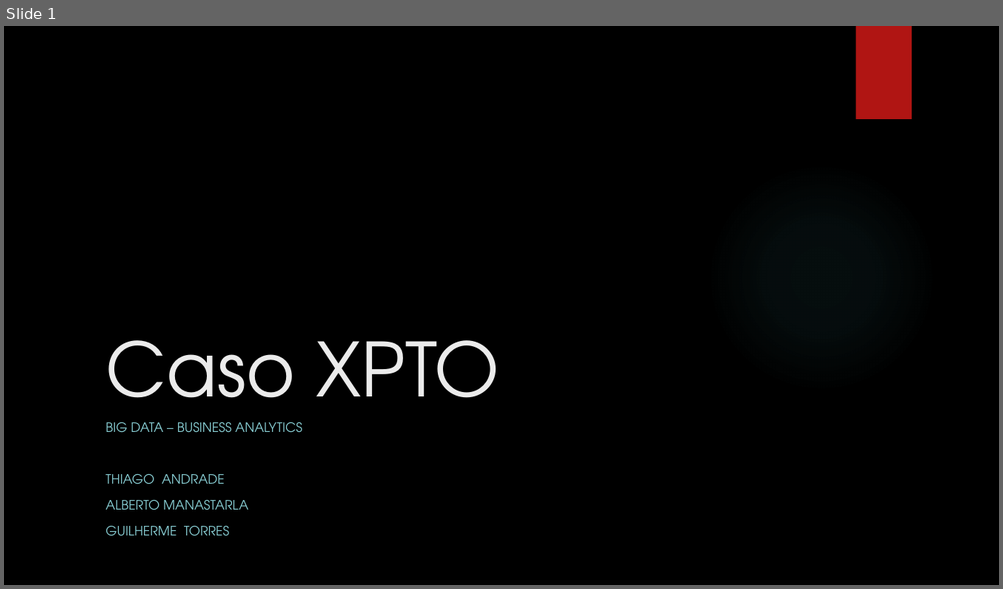
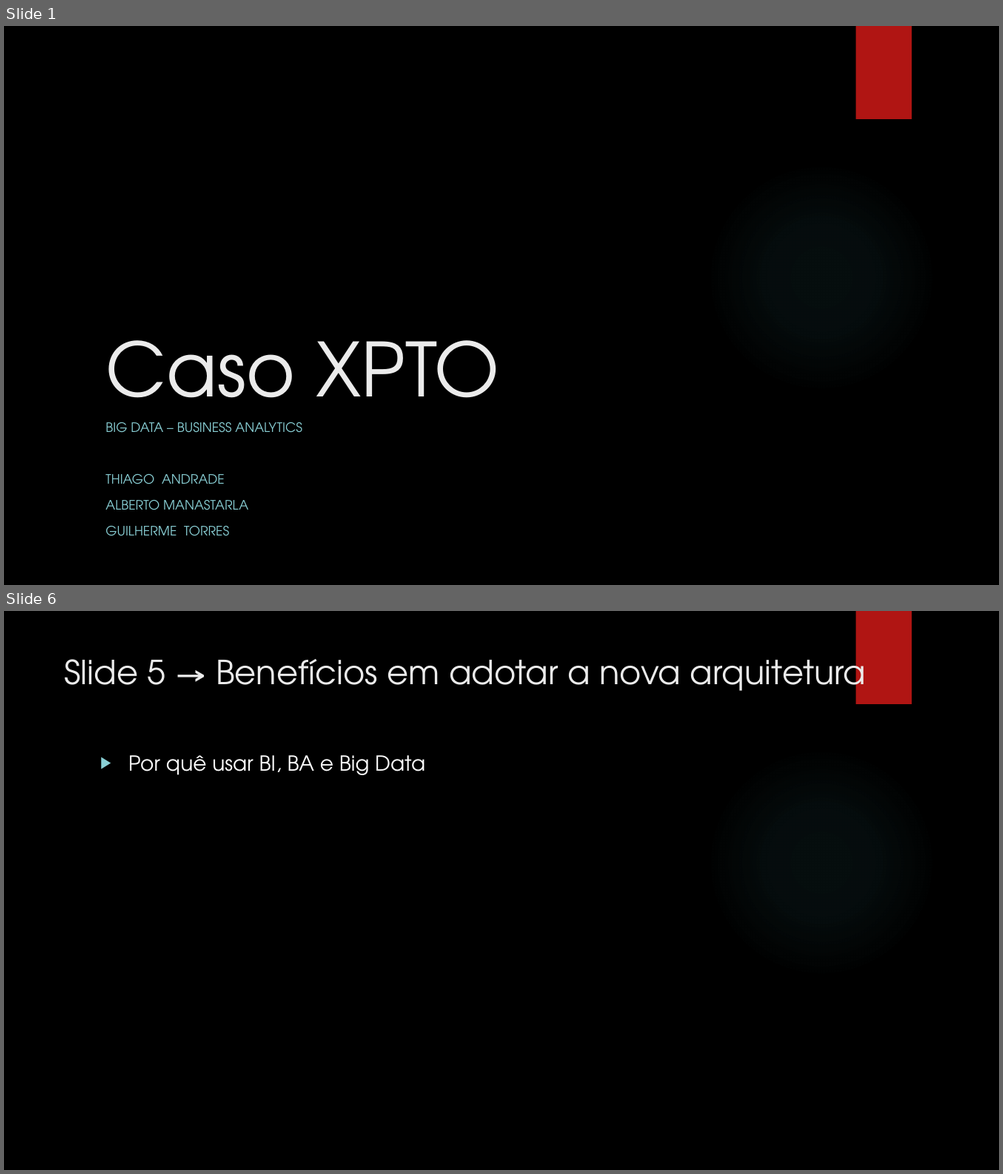
Before and after one commit to FIAP-14BDT/Business_Analytics_Tabs, a slide deck: 14BDT_Business_Analytics.pptx. Shown one above the other, each under a label of ours: slide 1 before the commit, slides 1 and 6 after it; the slides between them are not shown. The pictures are 1003x589 and 1003x1174 pixels, drawn with LibreOffice and Linux fonts; fonts in the diff are those of the drawing; background and template pictures are left out. Boxes give left, top, right and bottom in pixels: in the first picture for what was removed or moved away, otherwise in the second. Text is boxed around its words. In the diff, an @@ line names an element or a change of style, - is before the commit and + after.

```diff
--- a/14BDT_Business_Analytics.pptx
+++ b/14BDT_Business_Analytics.pptx
@@ slide 6 added at <box>4,611,999,1170</box>, background picture (left out); not listed: 2 template elements that a slide beside it also shows @@
@@ title added at <box>64,649,865,700</box>, 32 pt, text #EBEBEB @@
+Slide 5 → Benefícios em adotar a nova arquitetura
@@ text added at <box>128,755,425,775</box>, 20 pt, text #FFFFFF @@
+▶ Por quê usar BI, BA e Big Data
```
Also in this commit, not shown: 6 other slides added, 3 slides removed.
